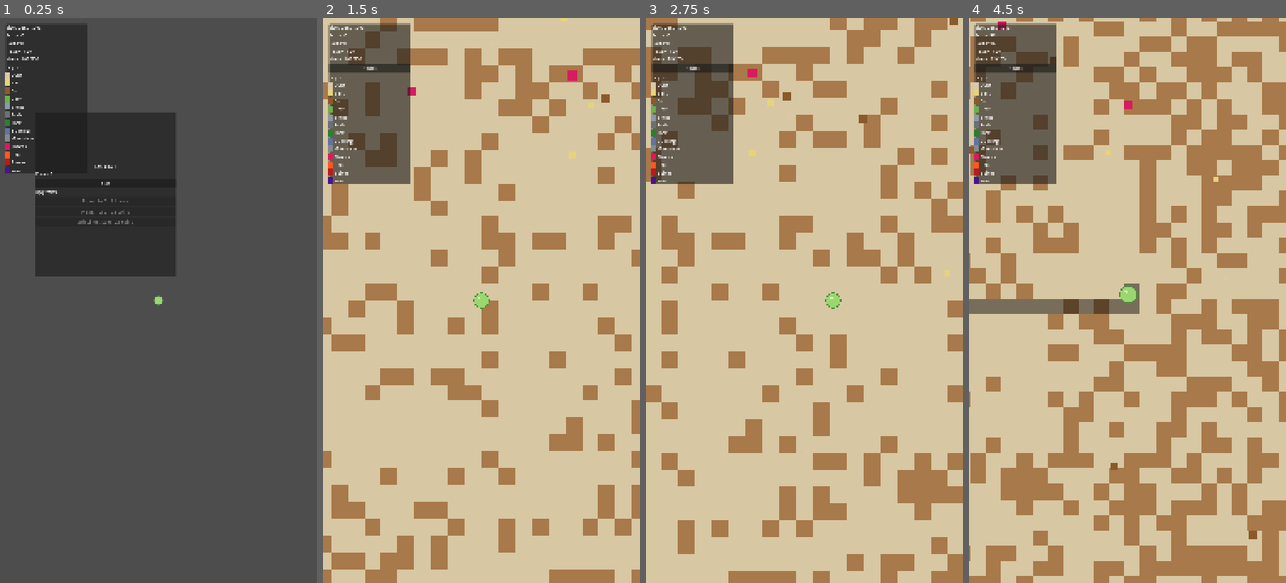
Above: before the commit, frames 1-4 (left to right).
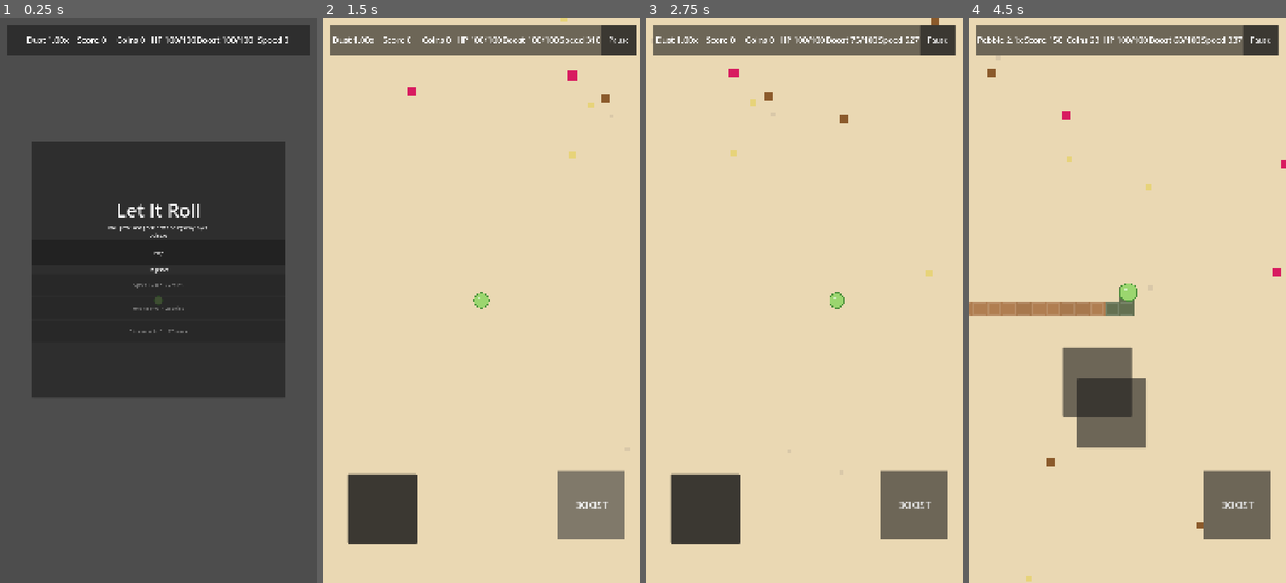
Above: after the commit, the same moments.

Repository: potatozepp/LetItRoll
Game: Godot game, scene res://scenes/Main.tscn
Two runs of this game, one before a commit and one after it. Both use one fixed random seed, a clock stepped at 60 frames per second and the inputs below.
Inputs (mouse positions are in pixels of both pictures, inside the frame that each line leads up to):
- Up to frame 1 (0.25 s): no input
- Up to frame 2 (1.5 s): click "Play" at 0.5 s; click (592, 503) at 1.25 s, where only the run after the commit has a clickable "BOOST"
- Up to frame 3 (2.75 s): tap Enter at 2 s; move the mouse to (874, 272) at 2.02 s; hold D (move_right) from 2.03 s (still down); hold Shift (boost) from 2.03 s (still down); click (874, 272) at 2.17 s
- Up to frame 4 (4.5 s): release D (move_right) at 2.75 s; release Shift (boost) at 2.75 s; drag from (1064, 328) to (1159, 300) at 2.77 s; move the mouse to (1159, 176) at 3.52 s; hold D (move_right) 3.53-4.25 s; hold Shift (boost) 3.53-4.25 s; click (1159, 176) at 3.67 s; drag from (1111, 413) to (988, 142) at 4.27 s

The runs differ from the first frame. In frame 1, 36% of the frame differs, in the area x 1-98%, y 1-68%; in frame 2, 32%; in frame 3, 32%; in frame 4, 49%, in the area x 0-100%, y 0-100%.

Commit message:
Improve mobile controls and layered terrain

Diff:
--- a/scenes/Main.tscn
+++ b/scenes/Main.tscn
@@ -58,50 +58,96 @@
 script = ExtResource("6")
 
 [node name="Panel" type="PanelContainer" parent="Hud"]
-offset_left = 20.0
-offset_top = 20.0
-offset_right = 300.0
-offset_bottom = 430.0
+offset_left = 24.0
+offset_top = 24.0
+offset_right = 1056.0
+offset_bottom = 126.0
 
-[node name="Stats" type="VBoxContainer" parent="Hud/Panel"]
+[node name="Stats" type="HBoxContainer" parent="Hud/Panel"]
+alignment = 1
 
 [node name="SizeLabel" type="Label" parent="Hud/Panel/Stats"]
 unique_name_in_owner = true
-text = "Size: Dust 1.00x"
+custom_minimum_size = Vector2(160, 0)
+horizontal_alignment = 1
+theme_override_font_sizes/font_size = 28
+text = "Dust 1.00x"
 
 [node name="ScoreLabel" type="Label" parent="Hud/Panel/Stats"]
 unique_name_in_owner = true
-text = "Score: 0"
+custom_minimum_size = Vector2(130, 0)
+horizontal_alignment = 1
+theme_override_font_sizes/font_size = 28
+text = "Score 0"
 
 [node name="CurrencyLabel" type="Label" parent="Hud/Panel/Stats"]
 unique_name_in_owner = true
-text = "Coins: 0"
+custom_minimum_size = Vector2(130, 0)
+horizontal_alignment = 1
+theme_override_font_sizes/font_size = 28
+text = "Coins 0"
 
 [node name="HealthLabel" type="Label" parent="Hud/Panel/Stats"]
 unique_name_in_owner = true
-text = "Health: 100"
+custom_minimum_size = Vector2(150, 0)
+horizontal_alignment = 1
+theme_override_font_sizes/font_size = 28
+text = "HP 100/100"
 
 [node name="ManaLabel" type="Label" parent="Hud/Panel/Stats"]
 unique_name_in_owner = true
-text = "Mana: 100/100"
+custom_minimum_size = Vector2(160, 0)
+horizontal_alignment = 1
+theme_override_font_sizes/font_size = 28
+text = "Boost 100/100"
+
+[node name="SpeedLabel" type="Label" parent="Hud/Panel/Stats"]
+unique_name_in_owner = true
+custom_minimum_size = Vector2(130, 0)
+horizontal_alignment = 1
+theme_override_font_sizes/font_size = 28
+text = "Speed 0"
 
 [node name="PauseButton" type="Button" parent="Hud/Panel/Stats"]
 unique_name_in_owner = true
+custom_minimum_size = Vector2(120, 0)
+theme_override_font_sizes/font_size = 24
 text = "Pause"
 
-[node name="LegendTitle" type="Label" parent="Hud/Panel/Stats"]
-text = "Legend"
+[node name="JoystickBase" type="PanelContainer" parent="Hud"]
+unique_name_in_owner = true
+visible = false
+offset_left = 84.0
+offset_top = 1550.0
+offset_right = 320.0
+offset_bottom = 1786.0
+mouse_filter = 2
 
-[node name="LegendList" type="VBoxContainer" parent="Hud/Panel/Stats"]
+[node name="JoystickKnob" type="PanelContainer" parent="Hud/JoystickBase"]
 unique_name_in_owner = true
+offset_left = 80.0
+offset_top = 80.0
+offset_right = 156.0
+offset_bottom = 156.0
+mouse_filter = 2
+
+[node name="BoostButton" type="Button" parent="Hud"]
+unique_name_in_owner = true
+visible = false
+offset_left = 798.0
+offset_top = 1538.0
+offset_right = 1030.0
+offset_bottom = 1770.0
+theme_override_font_sizes/font_size = 34
+text = "BOOST"
 
 [node name="MenuLayer" type="PanelContainer" parent="Hud"]
 unique_name_in_owner = true
 process_mode = 3
-offset_left = 120.0
-offset_top = 320.0
-offset_right = 600.0
-offset_bottom = 880.0
+offset_left = 110.0
+offset_top = 420.0
+offset_right = 970.0
+offset_bottom = 1290.0
 
 [node name="MenuContent" type="VBoxContainer" parent="Hud/MenuLayer"]
 alignment = 1
@@ -109,6 +155,7 @@
 [node name="MenuTitle" type="Label" parent="Hud/MenuLayer/MenuContent"]
 unique_name_in_owner = true
 horizontal_alignment = 1
+theme_override_font_sizes/font_size = 64
 text = "Let It Roll"
 
 [node name="MenuBody" type="VBoxContainer" parent="Hud/MenuLayer/MenuContent"]
--- a/scripts/Main.gd
+++ b/scripts/Main.gd
@@ -34,6 +34,8 @@
 	hud.main_menu_requested.connect(_show_main_menu)
 	hud.start_requested.connect(_start_game)
 	hud.upgrade_requested.connect(_buy_upgrade)
+	hud.mobile_move_changed.connect(player.set_mobile_input)
+	hud.mobile_boost_changed.connect(player.set_mobile_boost)
 	run_state.run_ended.connect(_on_run_ended)
 	_apply_upgrades()
 	hud.show_main_menu(total_currency, upgrades)
@@ -49,6 +51,7 @@
 func _process(delta: float) -> void:
 	if game_started and not get_tree().paused and not game_over:
 		run_state.elapsed_time += delta
+	hud.update_speed(player.current_speed)
 
 func _start_game() -> void:
 	game_started = true
@@ -56,6 +59,8 @@
 	get_tree().paused = false
 	_apply_upgrades()
 	run_state.reset(config)
+	hud.set_max_health(config.start_health)
+	terrain_manager.reset_progress()
 	player.global_position = Vector2.ZERO
 	player.velocity = Vector2.ZERO
 	player.reset_mana()
@@ -102,6 +107,6 @@
 	return 25 + int(upgrades.get(upgrade_name, 0)) * 20
 
 func _apply_upgrades() -> void:
-	config.base_speed = 275.0 + float(upgrades["speed"]) * 24.0
+	config.base_speed = 310.0 + float(upgrades["speed"]) * 34.0
 	config.start_health = 100.0 + float(upgrades["health"]) * 20.0
 	config.attraction_radius = 72.0 + float(upgrades["stickiness"]) * 14.0
--- a/scripts/player/PlayerBall.gd
+++ b/scripts/player/PlayerBall.gd
@@ -13,6 +13,9 @@
 var dragging := false
 var hazard_cooldowns: Dictionary = {}
 var boosting := false
+var mobile_input_vector: Vector2 = Vector2.ZERO
+var mobile_boost_pressed := false
+var current_speed := 0.0
 
 @onready var visual: CanvasItem = $Visual
 @onready var collision_shape: CollisionShape2D = $CollisionShape2D
@@ -34,15 +37,17 @@
 
 func _physics_process(delta: float) -> void:
 	var keyboard := Input.get_vector("move_left", "move_right", "move_up", "move_down")
-	var move_input := keyboard if keyboard.length() > 0.05 else input_vector
-	if Input.is_action_pressed("boost") and move_input.length() > 0.05 and run_state.use_mana(config.mana_drain_per_second * delta):
+	var touch_input := mobile_input_vector if mobile_input_vector.length() > 0.05 else input_vector
+	var move_input := keyboard if keyboard.length() > 0.05 else touch_input
+	if (Input.is_action_pressed("boost") or mobile_boost_pressed) and move_input.length() > 0.05 and run_state.use_mana(config.mana_drain_per_second * delta):
 		boosting = true
 	else:
 		boosting = false
 		run_state.restore_mana(config.mana_regen_per_second * delta)
-	var size_speed_factor := clampf(1.0 / pow(maxf(run_state.size, 1.0), 0.38) + log(maxf(run_state.size, 1.0)) * 0.045, 0.36, 1.18)
+	var size_speed_factor := clampf(1.0 + log(maxf(run_state.size, 1.0)) * 0.115, 0.82, 1.85)
 	var boost_factor := config.boost_multiplier if boosting else 1.0
-	velocity = move_input * config.base_speed * size_speed_factor * boost_factor
+	current_speed = config.base_speed * size_speed_factor * boost_factor
+	velocity = move_input * current_speed
 	move_and_slide()
 	_consume_terrain()
 	_pull_nearby_pickups(delta)
@@ -95,6 +100,12 @@
 	pickup.queue_free()
 	_update_scale()
 
+func set_mobile_input(direction: Vector2) -> void:
+	mobile_input_vector = direction.limit_length(1.0)
+
+func set_mobile_boost(pressed: bool) -> void:
+	mobile_boost_pressed = pressed
+
 func reset_mana() -> void:
 	if run_state != null and config != null:
 		run_state.max_mana = config.mana_max
--- a/scripts/ui/Hud.gd
+++ b/scripts/ui/Hud.gd
@@ -6,44 +6,74 @@
 signal main_menu_requested
 signal start_requested
 signal upgrade_requested(upgrade_name: String)
+signal mobile_move_changed(direction: Vector2)
+signal mobile_boost_changed(pressed: bool)
 
+const JOYSTICK_RADIUS := 118.0
 var run_state: RunState
+var joystick_touch_index := -1
+var joystick_center := Vector2.ZERO
+var joystick_vector := Vector2.ZERO
+var current_speed := 0.0
+var max_health := 100.0
 
 @onready var size_label: Label = %SizeLabel
 @onready var score_label: Label = %ScoreLabel
 @onready var currency_label: Label = %CurrencyLabel
 @onready var health_label: Label = %HealthLabel
 @onready var mana_label: Label = %ManaLabel
-@onready var legend_list: VBoxContainer = %LegendList
+@onready var speed_label: Label = %SpeedLabel
 @onready var pause_button: Button = %PauseButton
 @onready var menu_layer: PanelContainer = %MenuLayer
 @onready var menu_title: Label = %MenuTitle
 @onready var menu_body: VBoxContainer = %MenuBody
+@onready var joystick_base: Control = %JoystickBase
+@onready var joystick_knob: Control = %JoystickKnob
+@onready var boost_button: Button = %BoostButton
 
-func setup(state: RunState, legend_entries: Array[Dictionary] = []) -> void:
+func setup(state: RunState, _legend_entries: Array[Dictionary] = []) -> void:
 	run_state = state
 	run_state.size_changed.connect(_on_size_changed)
-	run_state.score_changed.connect(func(value: int) -> void: score_label.text = "Score: %d" % value)
-	run_state.currency_changed.connect(func(value: int) -> void: currency_label.text = "Coins: %d" % value)
-	run_state.health_changed.connect(func(value: float) -> void: health_label.text = "Health: %d" % int(value))
-	run_state.mana_changed.connect(func(value: float, max_value: float) -> void: mana_label.text = "Mana: %d/%d" % [int(value), int(max_value)])
+	run_state.score_changed.connect(func(value: int) -> void: score_label.text = "Score %d" % value)
+	run_state.currency_changed.connect(func(value: int) -> void: currency_label.text = "Coins %d" % value)
+	run_state.health_changed.connect(func(value: float) -> void: health_label.text = "HP %d/%d" % [int(value), int(max_health)])
+	run_state.mana_changed.connect(func(value: float, max_value: float) -> void: mana_label.text = "Boost %d/%d" % [int(value), int(max_value)])
 	pause_button.pressed.connect(func() -> void: pause_requested.emit())
+	boost_button.button_down.connect(func() -> void: _set_boost(true))
+	boost_button.button_up.connect(func() -> void: _set_boost(false))
 	_on_size_changed(run_state.size)
-	_populate_legend(legend_entries)
+	_update_speed(0.0)
+	_reset_joystick()
+
+func set_max_health(value: float) -> void:
+	max_health = value
+	if run_state != null:
+		health_label.text = "HP %d/%d" % [int(run_state.health), int(max_health)]
+
+func update_speed(value: float) -> void:
+	current_speed = value
+	_update_speed(value)
 
 func show_game() -> void:
 	pause_button.visible = true
+	joystick_base.visible = true
+	boost_button.visible = true
 	menu_layer.visible = false
 
 func show_pause_menu() -> void:
 	pause_button.visible = false
+	joystick_base.visible = false
+	boost_button.visible = false
 	_show_menu("Paused")
 	_add_button("Resume", func() -> void: resume_requested.emit())
 	_add_button("Main Menu", func() -> void: main_menu_requested.emit())
 
 func show_main_menu(total_currency: int, upgrades: Dictionary) -> void:
 	pause_button.visible = false
+	joystick_base.visible = false
+	boost_button.visible = false
 	_show_menu("Let It Roll")
+	_add_label("Roll, grow, and peel the world layer by layer.")
 	_add_label("Coins: %d" % total_currency)
 	_add_button("Play", func() -> void: start_requested.emit())
 	_add_label("Upgrades")
@@ -53,11 +83,43 @@
 
 func show_game_over(summary: Dictionary, total_currency: int, upgrades: Dictionary) -> void:
 	pause_button.visible = false
+	joystick_base.visible = false
+	boost_button.visible = false
 	_show_menu("Game Over")
 	_add_label("Score: %d" % int(summary.get("score", 0)))
+	_add_label("Best size: %.2fx" % float(summary.get("size", 1.0)))
 	_add_label("Coins banked: %d" % total_currency)
 	_add_button("Try Again", func() -> void: start_requested.emit())
 	_add_button("Main Menu", func() -> void: main_menu_requested.emit())
+
+func _unhandled_input(event: InputEvent) -> void:
+	if not joystick_base.visible:
+		return
+	if event is InputEventScreenTouch:
+		if event.pressed and event.position.x < get_viewport().get_visible_rect().size.x * 0.5 and event.position.y > 1200.0:
+			joystick_touch_index = event.index
+			joystick_center = event.position
+			joystick_base.global_position = joystick_center - joystick_base.size * 0.5
+			_update_joystick(event.position)
+		elif event.index == joystick_touch_index:
+			_reset_joystick()
+	elif event is InputEventScreenDrag and event.index == joystick_touch_index:
+		_update_joystick(event.position)
+
+func _update_joystick(position: Vector2) -> void:
+	joystick_vector = (position - joystick_center).limit_length(JOYSTICK_RADIUS) / JOYSTICK_RADIUS
+	joystick_knob.position = joystick_base.size * 0.5 - joystick_knob.size * 0.5 + joystick_vector * JOYSTICK_RADIUS
+	mobile_move_changed.emit(joystick_vector)
+
+func _reset_joystick() -> void:
+	joystick_touch_index = -1
+	joystick_vector = Vector2.ZERO
+	if joystick_knob != null and joystick_base != null:
+		joystick_knob.position = joystick_base.size * 0.5 - joystick_knob.size * 0.5
+	mobile_move_changed.emit(Vector2.ZERO)
+
+func _set_boost(pressed: bool) -> void:
+	mobile_boost_changed.emit(pressed)
 
 func _show_menu(title: String) -> void:
 	menu_layer.visible = true
@@ -68,11 +130,14 @@
 func _add_label(text: String) -> void:
 	var label := Label.new()
 	label.text = text
+	label.horizontal_alignment = HORIZONTAL_ALIGNMENT_CENTER
+	label.autowrap_mode = TextServer.AUTOWRAP_WORD_SMART
 	menu_body.add_child(label)
 
 func _add_button(text: String, callback: Callable) -> void:
 	var button := Button.new()
 	button.text = text
+	button.custom_minimum_size = Vector2(0.0, 86.0)
 	button.pressed.connect(callback)
 	menu_body.add_child(button)
 
@@ -80,13 +145,18 @@
 	var level := int(upgrades.get(upgrade_name, 0))
 	var cost := 25 + level * 20
 	var button := Button.new()
-	button.text = "%s Lv %d - %d coins" % [label, level, cost]
+	button.text = "%s Lv %d  •  %d coins" % [label, level, cost]
+	button.custom_minimum_size = Vector2(0.0, 74.0)
 	button.disabled = total_currency < cost
 	button.pressed.connect(func() -> void: upgrade_requested.emit(upgrade_name))
 	menu_body.add_child(button)
 
 func _on_size_changed(value: float) -> void:
-	size_label.text = "Size: %s" % _format_scale(value)
+	size_label.text = _format_scale(value)
+
+func _update_speed(value: float) -> void:
+	if speed_label != null:
+		speed_label.text = "Speed %d" % int(value)
 
 func _format_scale(value: float) -> String:
 	if value < 2.0:
@@ -100,17 +170,3 @@
 	if value < 500.0:
 		return "Hill %.0fx" % value
 	return "Mountain %.0fx" % value
-
-func _populate_legend(entries: Array[Dictionary]) -> void:
-	for child in legend_list.get_children():
-		child.queue_free()
-	for entry in entries:
-		var row := HBoxContainer.new()
-		var swatch := ColorRect.new()
-		swatch.custom_minimum_size = Vector2(14.0, 14.0)
-		swatch.color = entry.get("color", Color.WHITE)
-		var label := Label.new()
-		label.text = entry.get("name", "Unknown")
-		row.add_child(swatch)
-		row.add_child(label)
-		legend_list.add_child(row)
--- a/scripts/world/TerrainChunk.gd
+++ b/scripts/world/TerrainChunk.gd
@@ -7,7 +7,7 @@
 
 var chunk_coord: Vector2i
 var cells: Array[Dictionary] = []
-var consumed_cells := {}
+var exposed_layer_indices := {}
 var rng := RandomNumberGenerator.new()
 
 func configure(coord: Vector2i, seed_value: int) -> void:
@@ -28,27 +28,28 @@
 	for y in range(min_y, max_y + 1):
 		for x in range(min_x, max_x + 1):
 			var key := Vector2i(x, y)
-			if consumed_cells.has(key) and Time.get_ticks_msec() - int(consumed_cells[key]) < int(config.consumed_terrain_cooldown * 1000.0):
-				continue
 			var cell_center := Vector2((x + 0.5) * CELL_SIZE, (y + 0.5) * CELL_SIZE)
 			if cell_center.distance_to(local_center) > radius:
 				continue
 			var cell := cells[y * CELLS_PER_SIDE + x]
-			if not growth_mode.can_absorb(player_mass, cell["mass"], config):
+			var layers: Array = cell["layers"]
+			var layer_index := int(exposed_layer_indices.get(key, 0))
+			if layer_index >= layers.size():
 				continue
-			var was_consumed := consumed_cells.has(key)
-			consumed_cells[key] = Time.get_ticks_msec()
-			var value_multiplier := config.consumed_terrain_value_multiplier if was_consumed else 1.0
-			result["growth"] += growth_mode.growth_for(cell["mass"], cell["value"] * value_multiplier, config)
-			result["score"] += int(cell["mass"] * 8.0 * value_multiplier)
-			result["currency"] += maxi(1, int(sqrt(cell["mass"]) * value_multiplier))
+			var layer: Dictionary = layers[layer_index]
+			if not growth_mode.can_absorb(player_mass, layer["mass"], config):
+				continue
+			exposed_layer_indices[key] = layer_index + 1
+			result["growth"] += growth_mode.growth_for(layer["mass"], layer["value"], config)
+			result["score"] += int(layer["mass"] * 8.0)
+			result["currency"] += maxi(1, int(sqrt(layer["mass"])))
 			result["cells"] += 1
 	if result["cells"] > 0:
 		queue_redraw()
 	return result
 
 func is_empty() -> bool:
-	return consumed_cells.size() >= CELLS_PER_SIDE * CELLS_PER_SIDE
+	return exposed_layer_indices.size() >= CELLS_PER_SIDE * CELLS_PER_SIDE
 
 func _generate_cells() -> void:
 	cells.clear()
@@ -57,23 +58,32 @@
 			var world_cell := chunk_coord * CELLS_PER_SIDE + Vector2i(x, y)
 			var distance_from_origin := Vector2(world_cell).length()
 			var tier_bias := clampf(distance_from_origin / 120.0, 0.0, 6.0)
-			var mass := maxf(0.35, 0.6 + tier_bias + rng.randf_range(-0.25, 0.45))
-			cells.append({"mass": mass, "value": rng.randf_range(0.8, 1.25), "color": _color_for_mass(mass)})
+			var surface_mass := maxf(0.35, 0.55 + tier_bias * 0.35 + rng.randf_range(-0.18, 0.3))
+			var layers := []
+			for layer_index in range(5):
+				var mass := surface_mass * pow(1.95, layer_index) + tier_bias * float(layer_index) * 0.35
+				layers.append({"mass": mass, "value": rng.randf_range(0.8, 1.25), "color": _color_for_mass(mass, layer_index)})
+			cells.append({"layers": layers})
 
 func _draw() -> void:
 	for y in range(CELLS_PER_SIDE):
 		for x in range(CELLS_PER_SIDE):
+			var key := Vector2i(x, y)
 			var cell := cells[y * CELLS_PER_SIDE + x]
-			var color: Color = cell["color"]
-			if consumed_cells.has(Vector2i(x, y)):
-				color = color.darkened(0.45)
+			var layers: Array = cell["layers"]
+			var layer_index := int(exposed_layer_indices.get(key, 0))
+			var color := Color("141414")
+			if layer_index < layers.size():
+				color = layers[layer_index]["color"]
 			draw_rect(Rect2(Vector2(x, y) * CELL_SIZE, Vector2.ONE * CELL_SIZE), color, true)
+			if layer_index > 0 and layer_index < layers.size():
+				draw_rect(Rect2(Vector2(x, y) * CELL_SIZE + Vector2.ONE * 3.0, Vector2.ONE * (CELL_SIZE - 6.0)), color.lightened(0.12), false, 2.0)
 
-func _color_for_mass(mass: float) -> Color:
+func _color_for_mass(mass: float, layer_index: int = 0) -> Color:
 	if mass < 1.0:
-		return Color("d8c7a3")
+		return Color("ead8b3").darkened(layer_index * 0.06)
 	if mass < 2.5:
-		return Color("a8794a")
+		return Color("b98555").darkened(layer_index * 0.05)
 	if mass < 5.0:
-		return Color("65724f")
-	return Color("545862")
+		return Color("6f7d5a").darkened(layer_index * 0.05)
+	return Color("535a66").darkened(layer_index * 0.04)
--- a/scripts/world/TerrainManager.gd
+++ b/scripts/world/TerrainManager.gd
@@ -11,6 +11,12 @@
 @export var world_seed: int = 1977
 
 var chunks := {}
+
+func reset_progress() -> void:
+	for chunk in chunks.values():
+		if is_instance_valid(chunk):
+			chunk.queue_free()
+	chunks.clear()
 
 func _process(_delta: float) -> void:
 	if player == null:
